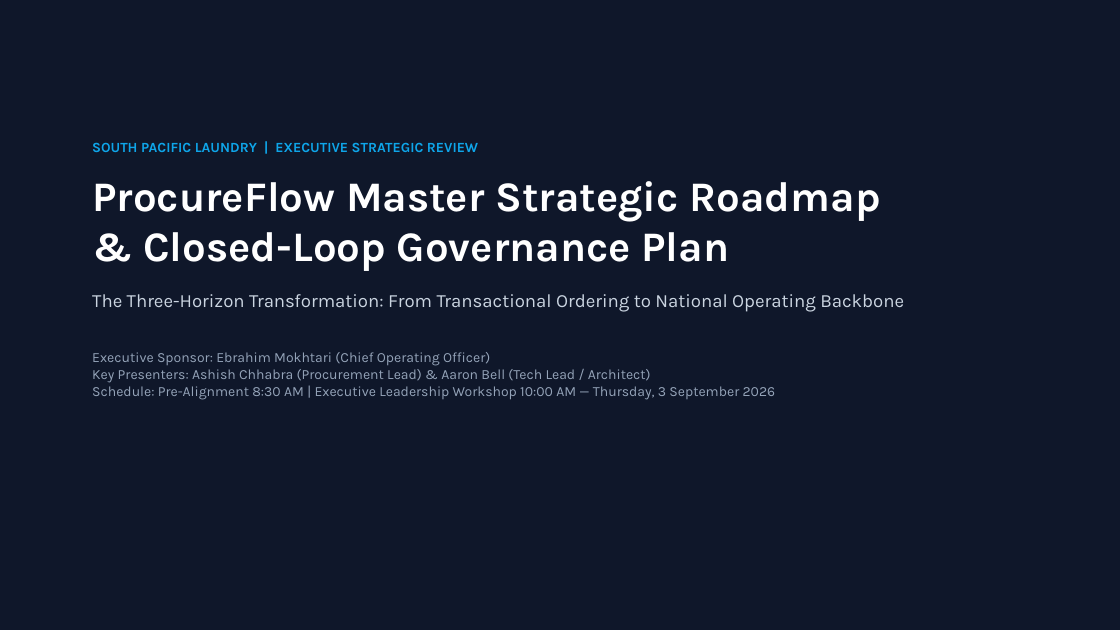
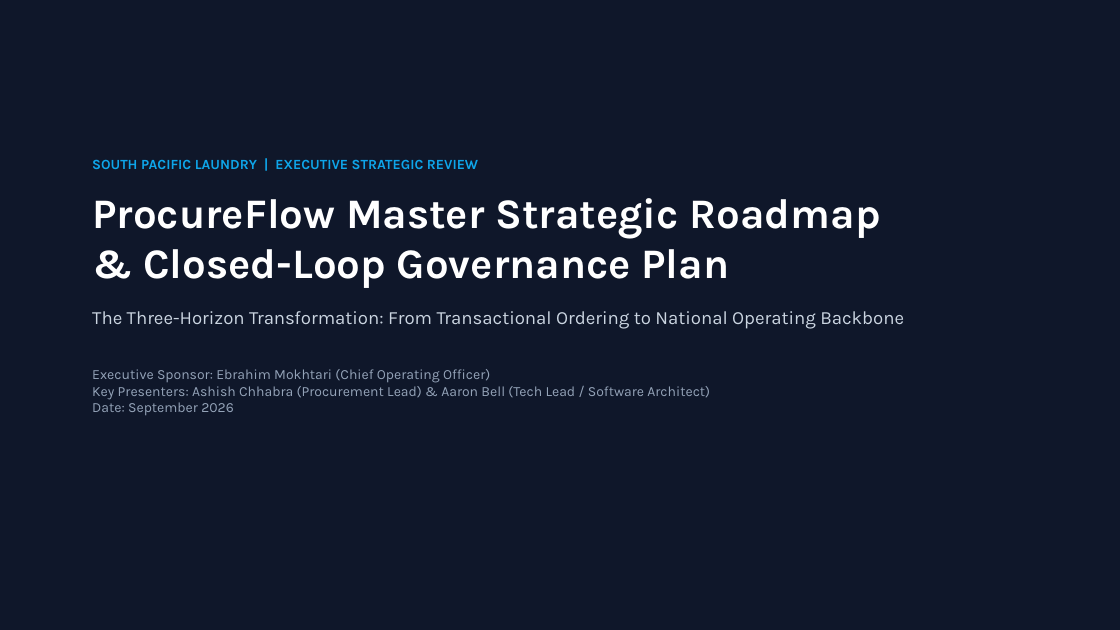
Before and after one commit to SPLGit-Project/ProcureFlow-App, a slide deck: slide 1 of docs/ProcureFlow_Executive_Roadmap.pptx. Drawn at 1120x630 pixels with LibreOffice and Linux fonts; fonts in the diff are those of the drawing. Boxes give left, top, right and bottom in pixels: in the first picture for what was removed or moved away, otherwise in the second. Text is boxed around its words. In the diff, an @@ line names an element or a change of style, - is before the commit and + after.

Commit message:
docs: remove workshop schedule and Adelaide rollout references, confirming all 11 facilities operating live under uniform governance

```diff
--- a/docs/ProcureFlow_Executive_Roadmap.pptx
+++ b/docs/ProcureFlow_Executive_Roadmap.pptx
@@ text "SOUTH PACIFIC LAUNDRY | EXECUTIVE ...": place and size @@
-text "SOUTH PACIFIC LAUNDRY | EXECUTIVE ..." at [92, 142, 904, 400]
+text "SOUTH PACIFIC LAUNDRY | EXECUTIVE ..." at [92, 159, 904, 415]
@@ text at [92, 369, 710, 415]: text changed @@
-Executive Sponsor: Ebrahim Mokhtari (Chief Operating Officer)
-Key Presenters: Ashish Chhabra (Procurement Lead) & Aaron Bell (Tech Lead / Architect)
-Schedule: Pre-Alignment 8:30 AM | Executive Leadership Workshop 10:00 AM — Thursday, 3 September 2026
+Executive Sponsor: Ebrahim Mokhtari (Chief Operating Officer)
+Key Presenters: Ashish Chhabra (Procurement Lead) & Aaron Bell (Tech Lead / Software Architect)
+Date: September 2026
```
Also in this commit, not shown: 4 other slides changed, 1 slide added, 1 slide removed, 2 other files.
